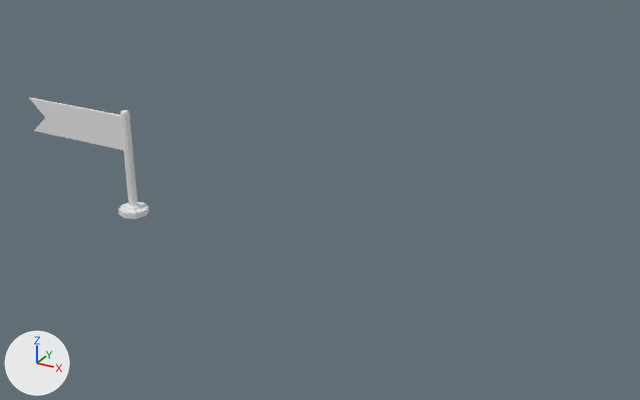
The FBX model Unity Files/Assets/PlunderSail/Meshes/Ship/Flag_001_Ship_001_Standard.fbx as it was, and as the next commit left it.
One viewpoint serves both versions: a 50 mm camera at (10.12, -11.34, 6.75) aimed at (3.53, 0.65, 0.75). Arrows for +X, +Y and +Z are at lower left; the lights stay in place. Materials are left out; every surface is plain grey. Where no turn or scale is listed for an object, it has been applied to the vertices.

In view in the first picture: 'Flag_001_Ship_001_Standard'.
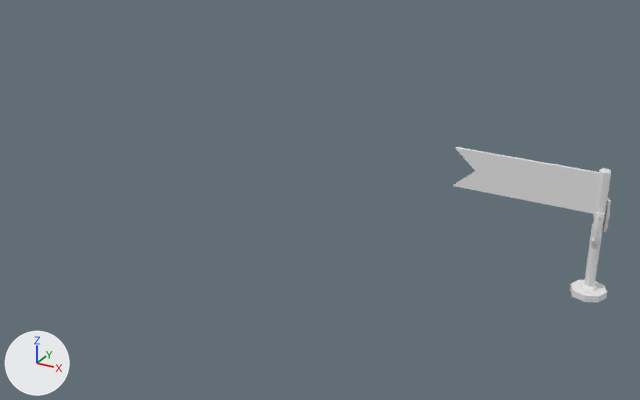
What the commit changed:
me_mesh is used by ob_flag_001_ship_001_standard; location (0.0, 0.0, 0.0).
me_mesh had 108 vertices, 112 faces and spanned x -2.27..0.27, y -0.27..0.27, z 0.0..1.97.
me_mesh now has 370 vertices, 400 faces and spans x -2.27..0.27, y -0.27..0.27, z 0.0..2.04.
me_mesh part 1: the loose piece of 42 vertices spanning x -2.27..-0.03, y -0.02..0.03, z 1.21..1.85 is moved by (0.0, 0.0, 0.12).
me_mesh part 2: a new loose piece of 34 vertices spanning x -0.08..0.08, y -0.07..0.1, z 1.26..2.04.
me_mesh part 3: a new loose piece of 30 vertices spanning x 0.02..0.15, y -0.01..0.13, z 1.07..1.58.
me_mesh part 4: a new loose piece of 30 vertices spanning x -0.07..0.09, y -0.14..-0.06, z 0.89..1.41.
Part 5, on me_mesh:
17 vertices are removed from x -0.08..0.08, y -0.08..0.08, z 1.91..1.97.
24 faces are deleted.
9 vertices are added at x -0.07..0.06, y -0.06..0.07, z 1.14..1.2.
8 new vertices lie (0.0, 0.0, 0.98) away from vertices in x -0.08..0.08, y -0.08..0.08, z 0.17.
24 new faces join them.
Object 'Flag_001_Ship_001_Standard' (ob_flag_001_ship_001_standard) moves from (0.0, 0.0, 0.0) to (8.0, 1.0, 0.0).

Pixel boxes (x1, y1, x2, y2) of what changed, in the pictures (640 x 400 px; the box of a moved part takes in the faces that stretch with it):
'Flag_001_Ship_001_Standard', reshaped, moved (31% wider, 29% taller): before (29, 98, 149, 219); after (453, 147, 611, 303)
part 1 of me_mesh, moved or reshaped: before (29, 98, 124, 150); after (453, 147, 599, 214)
part 2 of me_mesh, added: after (593, 168, 611, 218)
part 3 of me_mesh, added: after (602, 198, 611, 232)
part 4 of me_mesh, added: after (590, 212, 605, 245)
part 5 of me_mesh, moved or reshaped: before (120, 110, 138, 206); after (584, 224, 603, 286)
